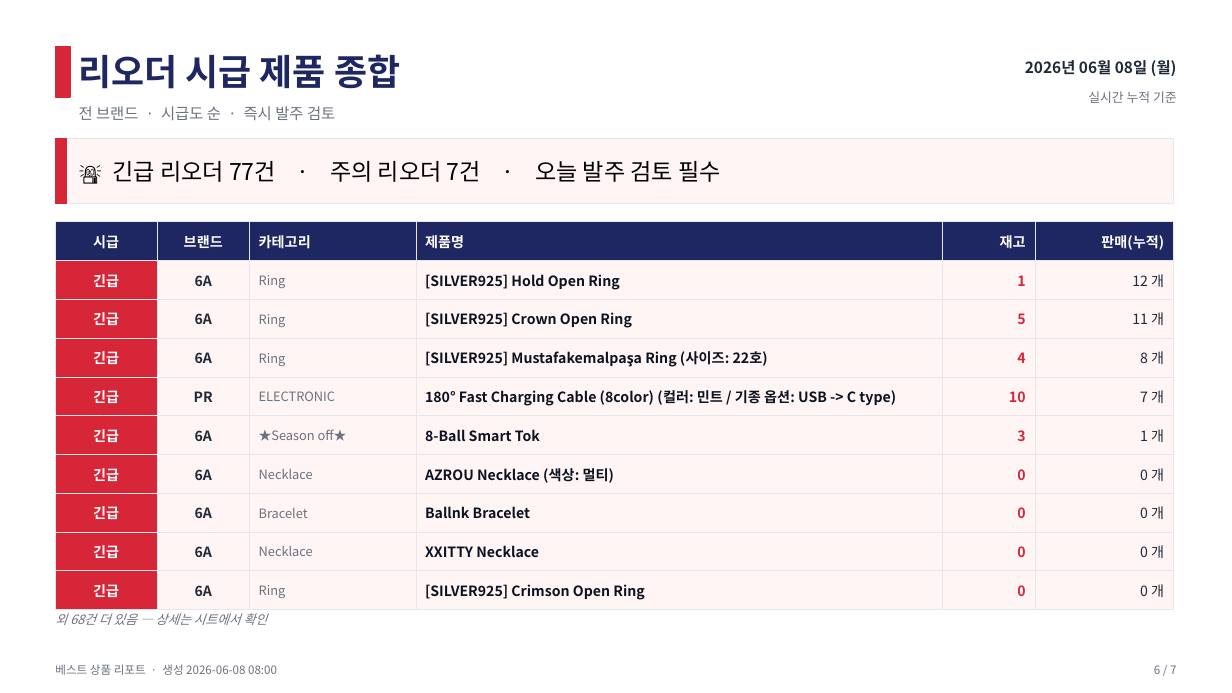
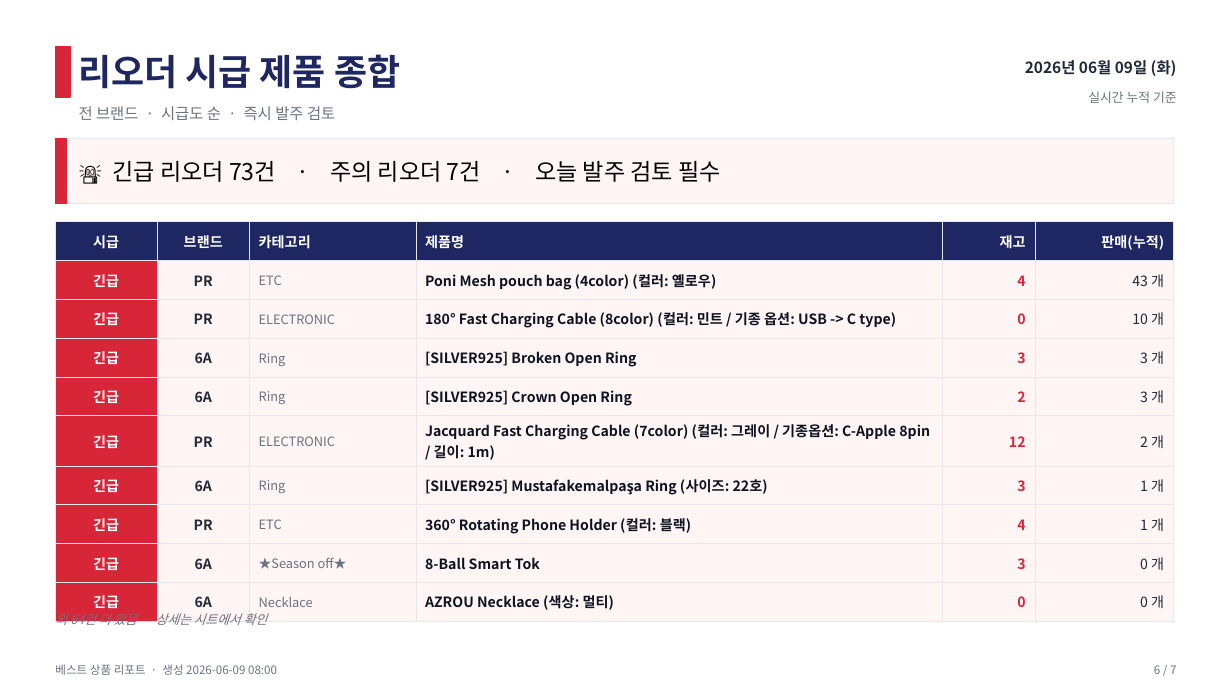
Before and after one commit to j65209/Brightbeed, a slide deck: slide 6 of data/sales-report.pptx. Drawn at 1232x693 pixels with LibreOffice and Linux fonts; fonts in the diff are those of the drawing. Boxes give left, top, right and bottom in pixels: in the first picture for what was removed or moved away, otherwise in the second. Text is boxed around its words. In the diff, an @@ line names an element or a change of style, - is before the commit and + after.

```diff
--- a/data/sales-report.pptx
+++ b/data/sales-report.pptx
@@ text at (1025,60,1177,76): text changed @@
-2026년 06월 08일 (월)
+2026년 06월 09일 (화)
@@ text at (112,161,721,182): text changed @@
-🚨 긴급 리오더 77건 · 주의 리오더 7건 · 오늘 발주 검토 필수
+🚨 긴급 리오더 73건 · 주의 리오더 7건 · 오늘 발주 검토 필수
@@ table at (55,222,1174,614) @@
-row 2: 긴급 | 6A | Ring | [SILVER925] Hold Open Ring | 1 | 12 개
-row 3: 긴급 | 6A | Ring | [SILVER925] Crown Open Ring | 5 | 11 개
-row 4: 긴급 | 6A | Ring | [SILVER925] Mustafakemalpaşa Ring (사이즈: 22호) | 4 | 8 개
-row 5: 긴급 | PR | ELECTRONIC | 180° Fast Charging Cable (8color) (컬러: 민트 / 기종 옵션: USB -> C type) | 10 | 7 개
-row 6: 긴급 | 6A | ★Season off★ | 8-Ball Smart Tok | 3 | 1 개
+row 2: 긴급 | PR | ETC | Poni Mesh pouch bag (4color) (컬러: 옐로우) | 4 | 43 개
+row 3: 긴급 | PR | ELECTRONIC | 180° Fast Charging Cable (8color) (컬러: 민트 / 기종 옵션: USB -> C type) | 0 | 10 개
+row 4: 긴급 | 6A | Ring | [SILVER925] Broken Open Ring | 3 | 3 개
+row 5: 긴급 | 6A | Ring | [SILVER925] Crown Open Ring | 2 | 3 개
+row 6: 긴급 | PR | ELECTRONIC | Jacquard Fast Charging Cable (7color) (컬러: 그레이 / 기종옵션: C-Apple 8pin / 길이: 1m) | 12 | 2 개
+row 7: 긴급 | 6A | Ring | [SILVER925] Mustafakemalpaşa Ring (사이즈: 22호) | 3 | 1 개
+row 8: 긴급 | PR | ETC | 360° Rotating Phone Holder (컬러: 블랙) | 4 | 1 개
+row 9: 긴급 | 6A | ★Season off★ | 8-Ball Smart Tok | 3 | 0 개
-row 8: 긴급 | 6A | Bracelet | Ballnk Bracelet | 0 | 0 개
-row 9: 긴급 | 6A | Necklace | XXITTY Necklace | 0 | 0 개
-row 10: 긴급 | 6A | Ring | [SILVER925] Crimson Open Ring | 0 | 0 개
@@ text at (55,610,268,628): text changed @@
-외 68건 더 있음 — 상세는 시트에서 확인
+외 64건 더 있음 — 상세는 시트에서 확인
```
Also in this commit, not shown: 6 other slides changed.
